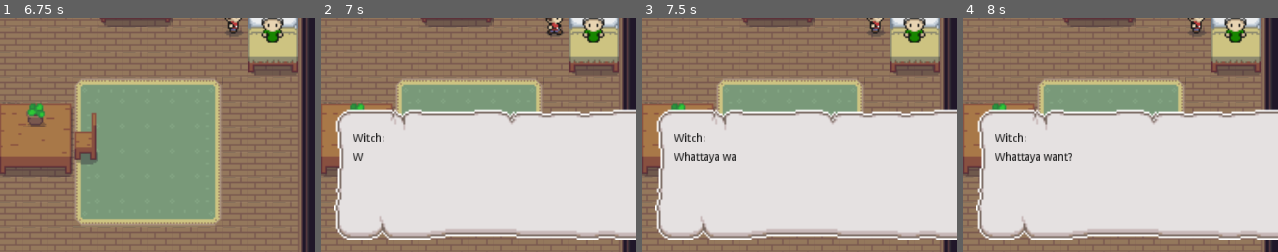
Above: before the commit, frames 1-4 (left to right).
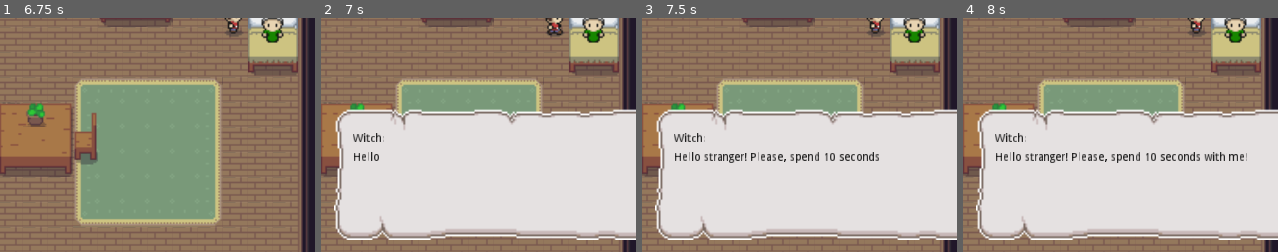
Above: after the commit, the same moments.

Repository: HaywardMorihara/2021AprGameJam
Game: Godot game, scene res://house/WitchInteriorHouse.tscn
Two runs of this game, one before a commit and one after it. Both use one fixed random seed, a clock stepped at 60 frames per second and the inputs below. This scene is started directly instead of the project's main scene.
Inputs (mouse positions are % of the whole screen's width and height, from its top left):
- Up to frame 1 (6.75 s): tap Enter (interact) at 0.5, 0.6, 1.55, 2.1, 3.05, 3.8, 4.35, 5.3, 5.75, 5.85 s; move the mouse to (40, 70) at 0.52 s; hold W (up) 0.53-2.03 s; move the mouse to (84, 65) at 1.27 s; tap Q (check_watch) at 1.35, 5.1 s; move the mouse to (8, 35) at 2.02 s; hold A (left) 2.03-3.53 s; move the mouse to (52, 50) at 2.77 s; click (52, 50) at 2.85 s; tap Space (sprint) at 3.5 s; move the mouse to (27, 25) at 3.52 s; hold S (down) 3.53-4.28 s; hold Space (sprint) 3.53-4.28 s; move the mouse to (74, 45) at 4.27 s; hold D (right) 4.28-5.03 s; move the mouse to (21, 55) at 5.02 s; hold W (up) 5.03-5.78 s; move the mouse to (59, 28) at 5.77 s; hold D (right) from 5.78 s (still down); move the mouse to (40, 70) at 6.52 s; press the mouse at (40, 70) at 6.53 s
- Up to frame 2 (7 s): keep holding D (right); tap Enter (interact) at 6.8 s
- Up to frame 3 (7.5 s): keep holding D (right); move the mouse to (84, 65) at 7.27 s; release the mouse at (84, 65) at 7.28 s; tap Space (sprint) at 7.35 s
- Up to frame 4 (8 s): keep holding D (right); tap Enter (interact) at 7.55 s
The pictures show only the part of the screen within x 9-59%, y 50-100%; the shares and areas given below are measured in that part.

Frame 1 is identical in both runs. In frame 2, 0.2% of the frame differs, in the area x 10-19%, y 57-62%; in frame 3, 1.4%; in frame 4, 1.7%, in the area x 10-91%, y 57-62%.

Commit message:
Basic dialogue in place

Diff:
--- a/WitchDialogueArea.gd
+++ b/WitchDialogueArea.gd
@@ -2,4 +2,7 @@
 
 
 func determine_dialogue()->Array:
-	return ["Whattaya want?"]
+	if not Global.has_player_healed_witch:
+		return ["Hello stranger! Please, spend 10 seconds with me!"]
+	else:
+		return ["Go heal your daughter! Spend 10 seconds with her!"]
--- a/npc/DaughterDialogueArea.gd
+++ b/npc/DaughterDialogueArea.gd
@@ -2,5 +2,7 @@
 
 
 func determine_dialogue()->Array:
-	# TODO Actual dialogue
-	return ["Hello world!", "How are you?"]
+	if not Global.has_player_healed_witch:
+		return ["Daddy! Please stay and play with me!"]
+	else:
+		return ["Daddy I missed you! Please stay with me for 10 SECONDS!"]
--- a/npc/DoctorDialogueArea.gd
+++ b/npc/DoctorDialogueArea.gd
@@ -2,4 +2,10 @@
 
 
 func determine_dialogue()->Array:
-	return ["Hello world"]
+	if not Global.has_player_healed_witch:
+		return [
+			"Your daughter is cursed! It's that WITCH to the NORTH! You'll have to go to her to save your daughter!",
+			"Keep your eye on the time! I don't think your daughter has more than 5 minutes left! Hurry hurry hurry!"
+		]
+	else:
+		return ["What are you doing back?? Did you get the witch to stop the curse?"]
